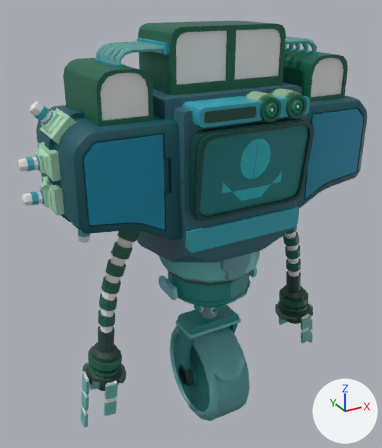
What one commit did to the Blender file blender/charachters/gnuchanoıs_fnv_sec.blend.
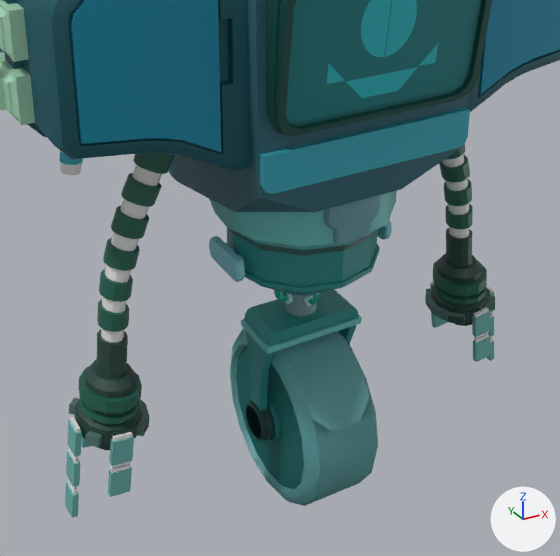
Each version appears first whole from a 50 mm camera at (-2.26, -3.76, 3.87) aimed at (-0.08, 0.2, 1.89), and next in a close-up on the part from 12% to 91% of the width and 33% to 100% of the height. Arrows for +X, +Y and +Z are at lower right; the lights stay in place.

In view in the first close-up: 'cable2', 'eye_core', 'eye_core.001', 'logoFace', 'whlee'.
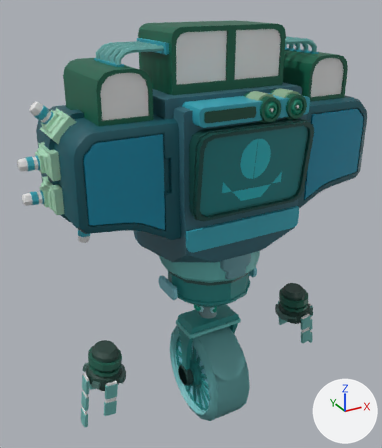
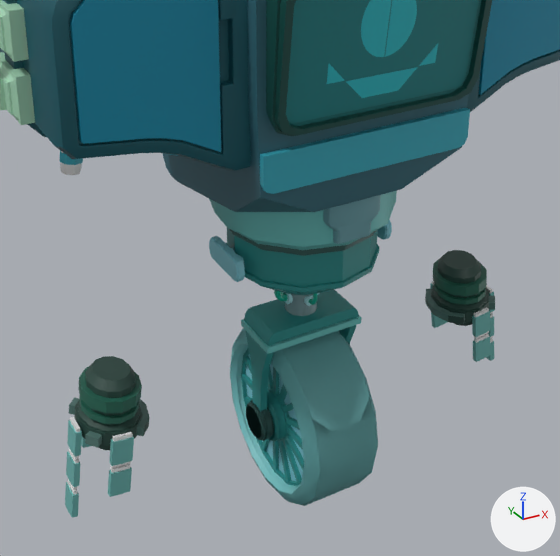
What differs and where, as boxes (x1, y1, x2, y2) in the close-ups (560 x 556 px):
'eye_core.001', reshaped
    before: (65, 144, 495, 518)
    after: (65, 154, 495, 518)
part 1 of me_cylinder_002, built on
    before: (231, 344, 304, 494)
    after: (236, 346, 304, 489)
part 2 of me_cylinder_001, cut back
    before: (439, 144, 476, 270)
    after: (443, 250, 476, 270)
part 3 of me_cylinder_001, cut back
    before: (92, 153, 175, 380)
    after: (92, 356, 131, 380)

The change, as a list of edits to the scene's bpy script:
```text
Change me_cylinder_002:
    used by ob_whlee; location = (0.0, -0.008, 0.365)
    remove me_cylinder_002.from_pydata(...)  # 976 vertices, 908 faces; spans x -0.291..0.291, y -0.494..0.494, z -0.494..0.494
    add me_cylinder_002.from_pydata(...)  # 1232 vertices, 1132 faces; spans x -0.291..0.291, y -0.494..0.494, z -0.494..0.494
    me_cylinder_002 part 1: 32 vertices moved from x -0.194..-0.193, y -0.397..0.397, z -0.397..0.397 to x -0.163, y -0.397..0.397, z -0.397..0.397; 128 vertices added at x -0.163..-0.142, y -0.378..0.378, z -0.378..0.378
Change me_cylinder_001:
    used by ob_eye_core_001; location = (0.0, 0.0, 1.54)
    remove me_cylinder_001.from_pydata(...)  # 2112 vertices, 2042 faces; spans x -1.34..1.34, y -0.21..0.22, z -1.3..0.81
    add me_cylinder_001.from_pydata(...)  # 1344 vertices, 1272 faces; spans x -1.34..1.34, y -0.21..0.22, z -1.3..0.81
    me_cylinder_001 part 2: 396 vertices removed from x 0.67..1.13, y -0.09..0.09, z -0.56..0.61; 12 vertices added at x 1.06, y 0.0, z -0.55
    me_cylinder_001 part 3: 396 vertices removed from x -1.13..-0.67, y -0.09..0.09, z -0.56..0.61; 12 vertices added at x -1.06, y 0.0, z -0.55
```
